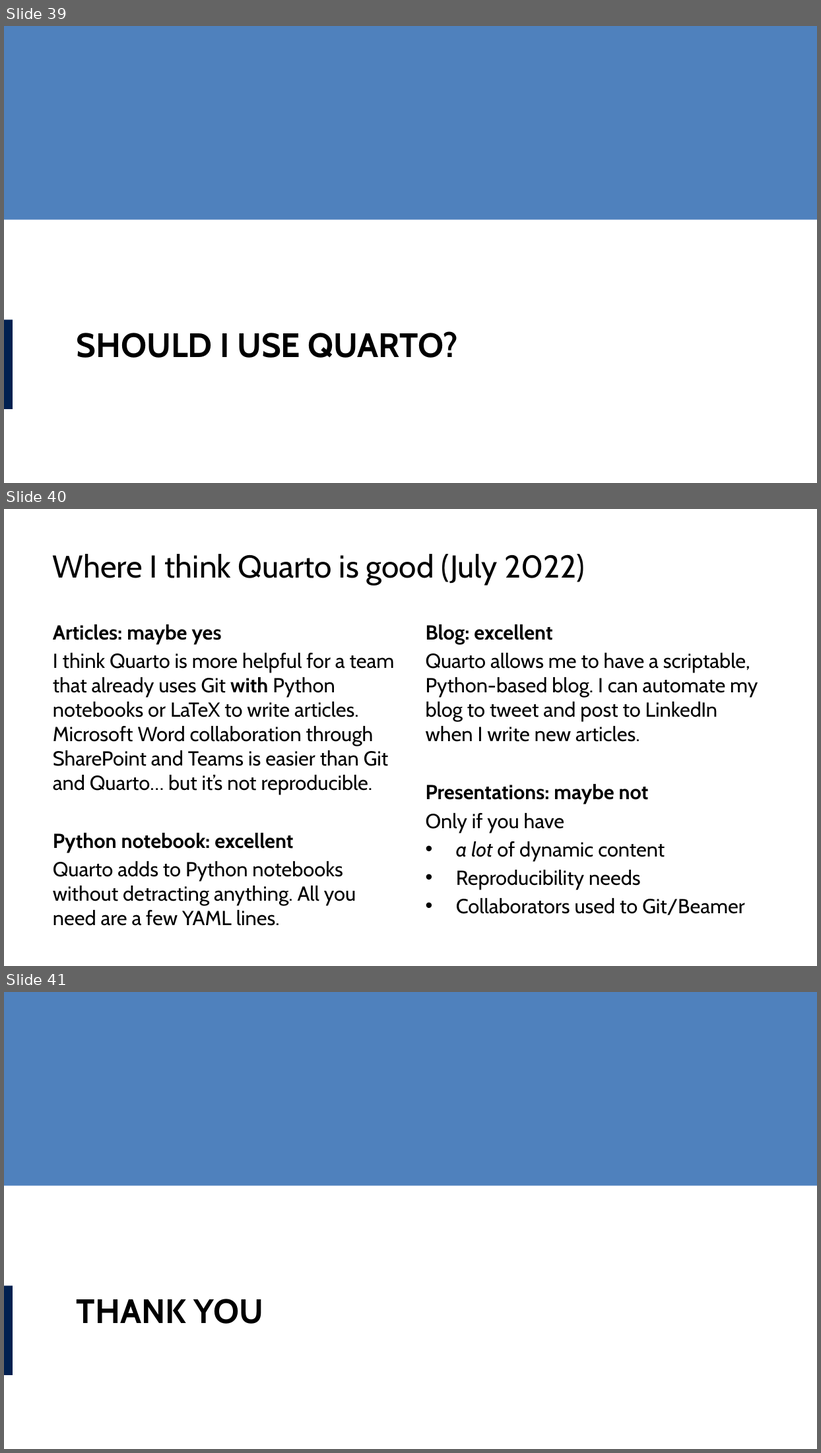
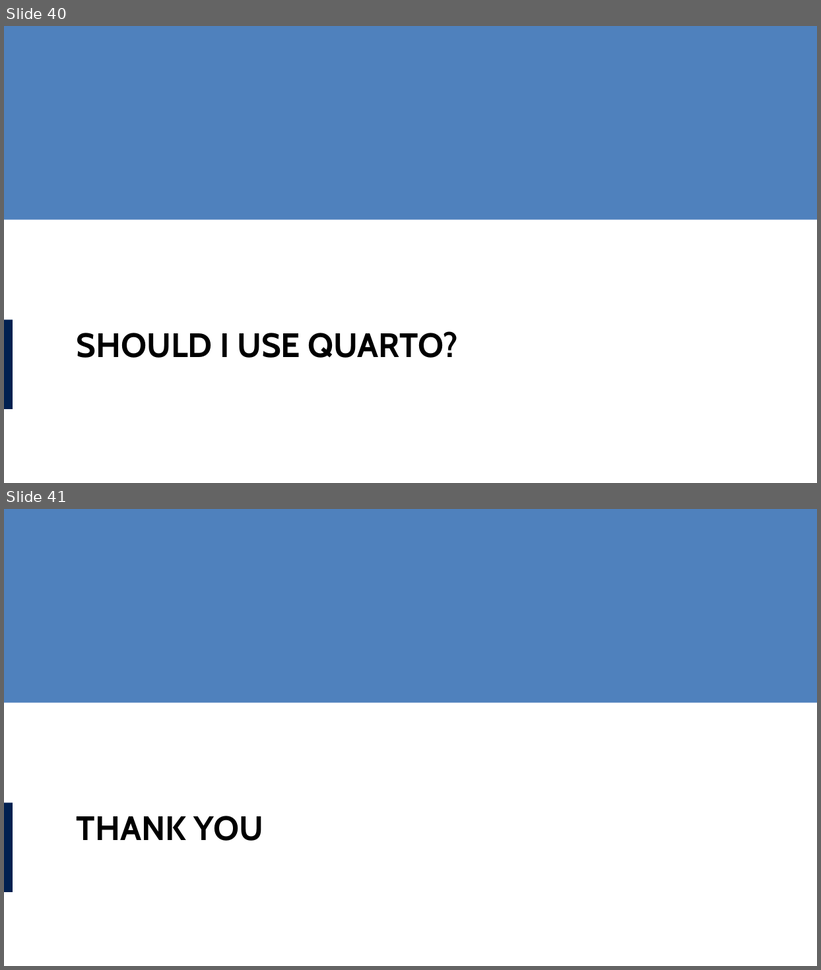
Before and after one commit to lucas-a-meyer/using-quarto, a slide deck: docs/presentation.pptx. Shown one above the other, each under a label of ours: slides 39, 40 and 41 before the commit, slides 40 and 41 after it. The pictures are 821x1453 and 821x970 pixels, drawn with LibreOffice and Linux fonts; fonts in the diff are those of the drawing. Boxes give left, top, right and bottom in pixels: in the first picture for what was removed or moved away, otherwise in the second. Text is boxed around its words. In the diff, an @@ line names an element or a change of style, - is before the commit and + after.

```diff
--- a/docs/presentation.pptx
+++ b/docs/presentation.pptx
@@ slide 40 removed at [4, 509, 817, 966], background #FFFFFF @@
@@ title removed at [53, 554, 585, 585] @@
-Where I think Quarto is good (July 2022)
@@ text removed at [53, 625, 395, 926] @@
-Articles: maybe yes
-I think Quarto is more helpful for a team that already uses Git with Python notebooks or LaTeX to write articles. Microsoft Word collaboration through SharePoint and Teams is easier than Git and Quarto… but it’s not reproducible.
-Python notebook: excellent
-Quarto adds to Python notebooks without detracting anything. All you need are a few YAML lines.
@@ text removed at [426, 625, 758, 916] @@
-Blog: excellent
-Quarto allows me to have a scriptable, Python-based blog. I can automate my blog to tweet and post to LinkedIn when I write new articles.
-Presentations: maybe not
-Only if you have
-• a lot of dynamic content
-• Reproducibility needs
-• Collaborators used to Git/Beamer
@@ what was slide 39 is now slide 40 @@
```
Also in this commit, not shown: 3 slides changed, 2 slides added, 1 other slide removed, 19 other files.
